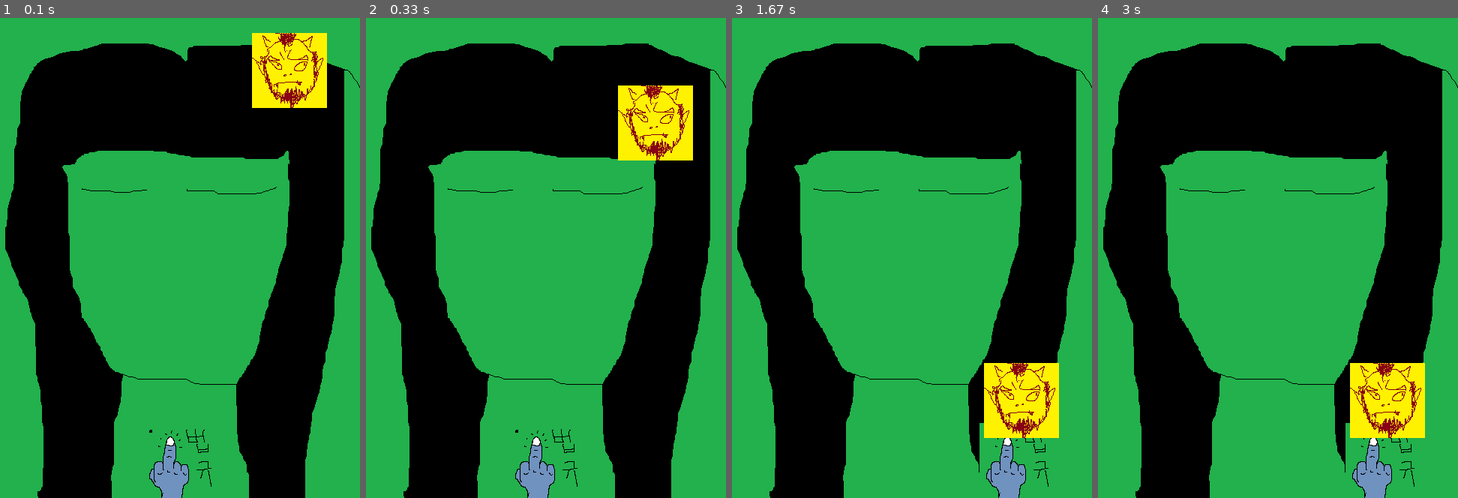
Above: before the commit, frames 1-4 (left to right).
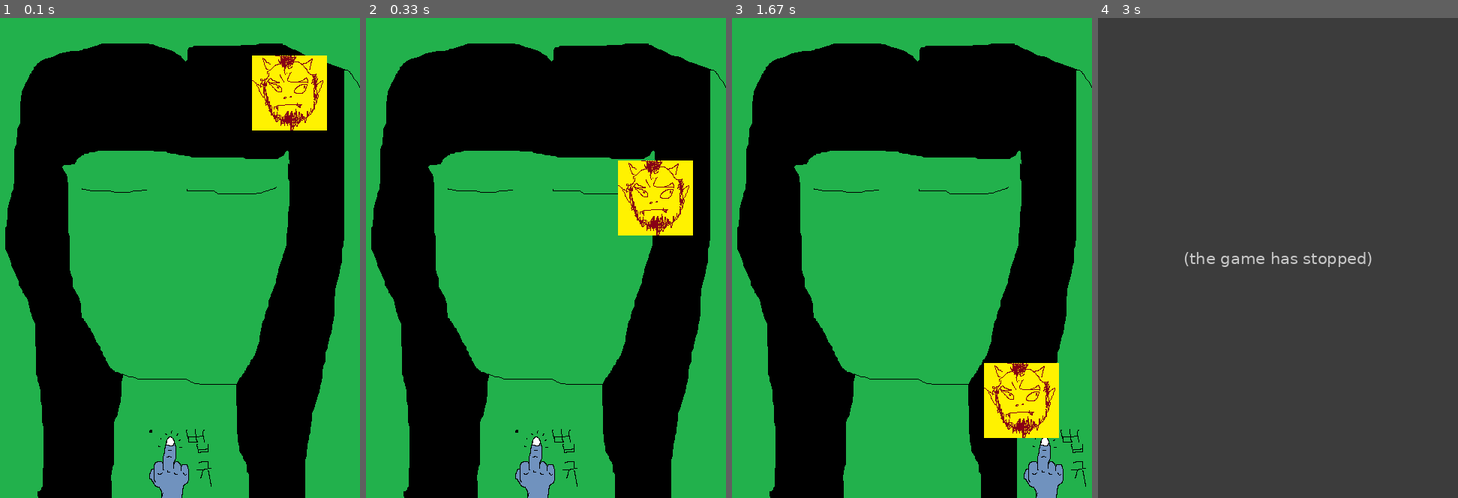
Above: after the commit, the same moments.

Repository: librabit/codeplay
Game: pygame game, started from pygame_original/09_ddong.py
Same seed, same stepped clock (60 frames per second), same inputs: the game is played once before the commit and once after it.
Inputs:
- Up to frame 1 (0.1 s): no input
- Up to frame 2 (0.33 s): no input
- Up to frame 3 (1.67 s): hold Right 0.33-0.8 s
- Up to frame 4 (3 s): no input

The runs differ from the first frame. In frame 1, 2.6% of the frame differs, in the area x 70-91%, y 3-24%; in frame 2, 6.5%; in frame 3, 2.2%; in frame 4, 100%, in the area x 0-100%, y 0-100%.
After the commit the program exited at 2.75 s; later frames show no game.

Commit message:
0513 똥피하기 게임 완성 (홍석이 안옴. 명석이랑 충돌판정 보강해줘야 함)

Diff:
--- a/pygame_original/09_ddong.py
+++ b/pygame_original/09_ddong.py
@@ -1,7 +1,6 @@
 # -*- coding: utf-8 -*-
 import pygame
 import random
-
 
 ########################################################
 # 파이게임 초기설정 (반드시 초기에 세 해야하는 것)
@@ -48,7 +47,7 @@
 #이벤트 반복 시작 - 스크래치의 무한반복과 같음
 running = True #실행중인지 확인
 while running:
-    dt = clock.tick(30) #게임화면이 초당 리프레시되는 횟수
+    dt = clock.tick(60) #게임화면이 초당 리프레시되는 횟수
 
     #2 이벤트 처리(키보드 마우스 등 화면조작 관련)
     for event in pygame.event.get(): #키마 이벤트를 지속적으로 체크
@@ -88,6 +87,7 @@
     if enemy_yPos > screen_height:
         enemy_yPos = 0
         enemy_xPos = random.randint(0, (screen_width - enemy_width))
+        enemy_speed = random.randint(5, 15)
 
 
     if character_rect.colliderect(enemy_rect):
